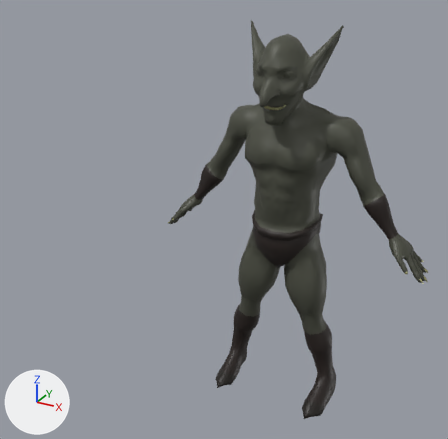
Renders of the COLLADA model data/model/npc/goblin_1/goblin_1_001.dae from each side of a commit.
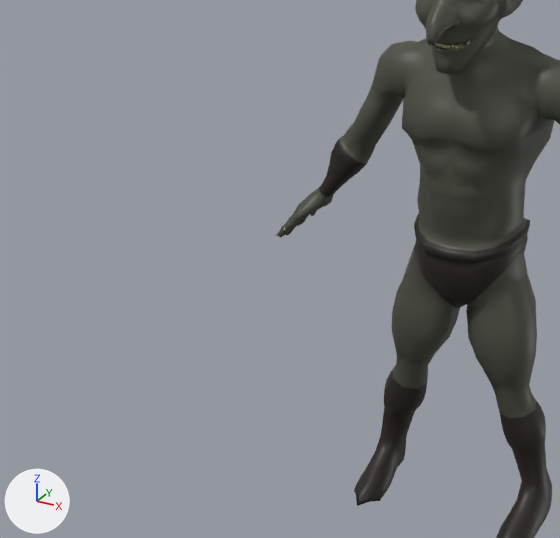
Each version is shown whole from a 50 mm lens placed at (2.87, -6.9, 5.74), pointed at (-0.58, -0.63, 2.61), then close up on the part from 0% to 76% of the width and 18% to 93% of the height. Every picture has the same lights, and +X, +Y and +Z are marked at lower left. The close-ups show mesh edges as thin lines. Where no turn or scale is listed for an object, it has been applied to the vertices.

The first close-up shows 'Goblin'.
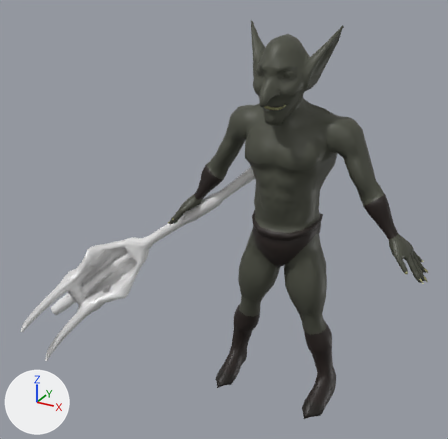
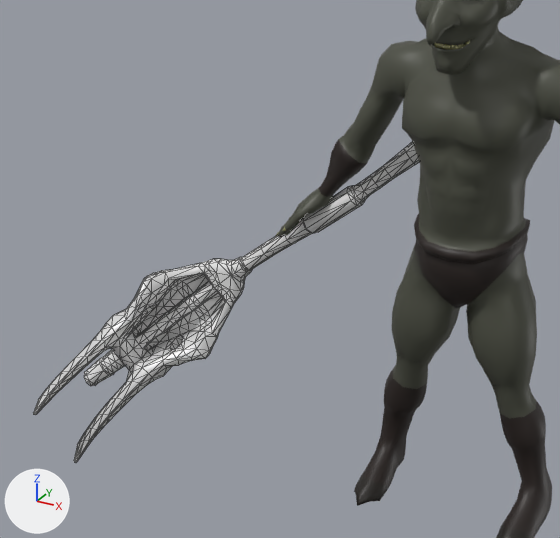
Patch to the scene script:
```diff
--- a/data/model/npc/goblin_1/goblin_1_001.dae.py
+++ b/data/model/npc/goblin_1/goblin_1_001.dae.py
@@ mat_others @@
+mat_others = principled_material('others')
+mat_others.base_color = (0.8, 0.8, 0.8)  # white #e7e7e7
+mat_others.metallic = 0.025
@@ mat_bone @@
+mat_bone = principled_material('bone')
+mat_bone.base_color = (0.8, 0.8, 0.8)  # white #e7e7e7
+mat_bone.metallic = 0.261
@@ mat_wood @@
+mat_wood = principled_material('wood')
+mat_wood.base_color = (0.8, 0.8, 0.8)  # white #e7e7e7
+mat_wood.metallic = 0.025
@@ me_cylinder_004 @@
+me_cylinder_004.from_pydata(...)  # 727 vertices, 1458 faces; spans x -2.93..0.14, y -0.02..2.84, z 0.44..3.08
+# faces by material slot: [818, 300, 340]
+me_cylinder_004.materials.append(mat_bone)  # white #e7e7e7
+me_cylinder_004.materials.append(mat_others)  # white #e7e7e7
+me_cylinder_004.materials.append(mat_wood)  # white #e7e7e7
@@ ob_scythe @@
+ob_scythe = bpy.data.objects.new('Scythe', me_cylinder_004)
+ob_scythe.location = (-0.703, -2.295, -0.058)
```

Location of each change, [x1, y1, x2, y2] in pixels of the close-ups (560 x 538 px):
'Scythe', added: after [33, 142, 419, 462]
    faces in mat_bone (white #e7e7e7): [33, 262, 241, 462]
    faces in mat_wood (white #e7e7e7): [84, 142, 419, 386]
    faces in mat_others (white #e7e7e7): [126, 185, 365, 358]
